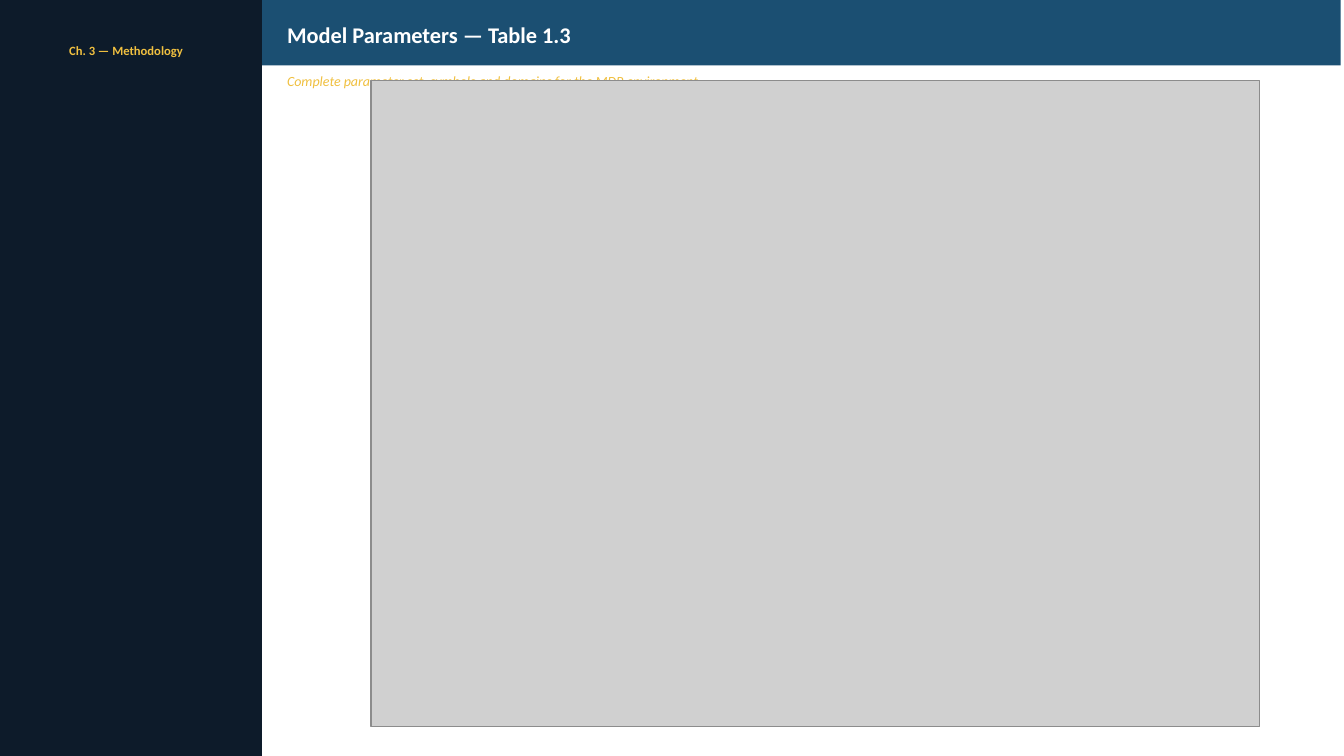
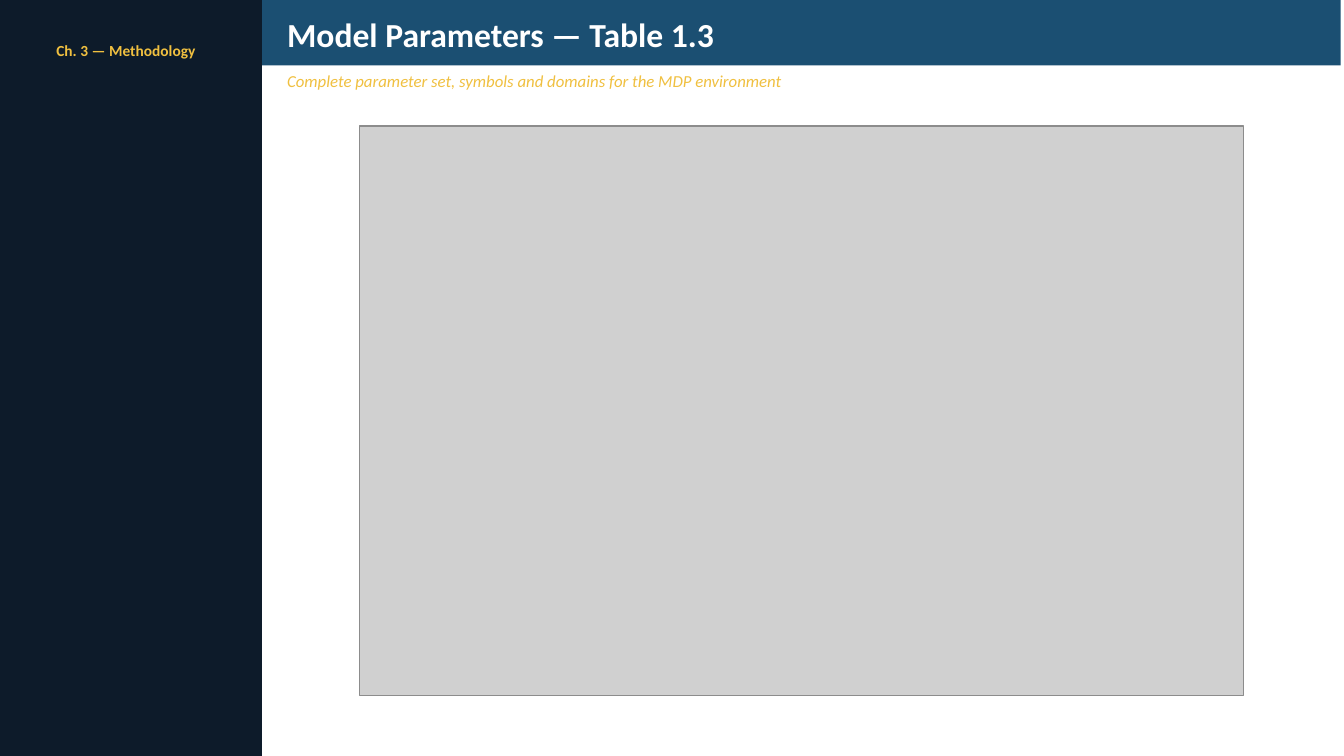
Before and after one commit to UDynamic/PPO-project-portfolio-budgeting-AI-agent, a slide deck: slide 6 of docs/pp_presentation/thesis_presentation.pptx. Drawn at 1344x756 pixels with LibreOffice and Linux fonts; fonts in the diff are those of the drawing; grey boxes stand for pictures. Boxes give left, top, right and bottom in pixels: in the first picture for what was removed or moved away, otherwise in the second. Text is boxed around its words. In the diff, an @@ line names an element or a change of style, - is before the commit and + after.

```diff
--- a/docs/pp_presentation/thesis_presentation.pptx
+++ b/docs/pp_presentation/thesis_presentation.pptx
@@ text "Model Parameters — Table 1.3" at [287,23,714,48]: size 16 to 24 pt @@
@@ text "Ch. 3 — Methodology" at [56,45,195,59]: size 9 to 11 pt @@
@@ text "Complete parameter set, symbols and ..." at [287,75,781,90]: size 10 to 12 pt @@
@@ picture: place and size @@
-picture at [371,81,1260,727]
+picture at [360,126,1244,696]
```
Also in this commit, not shown: 16 other slides changed, 1 other file.
